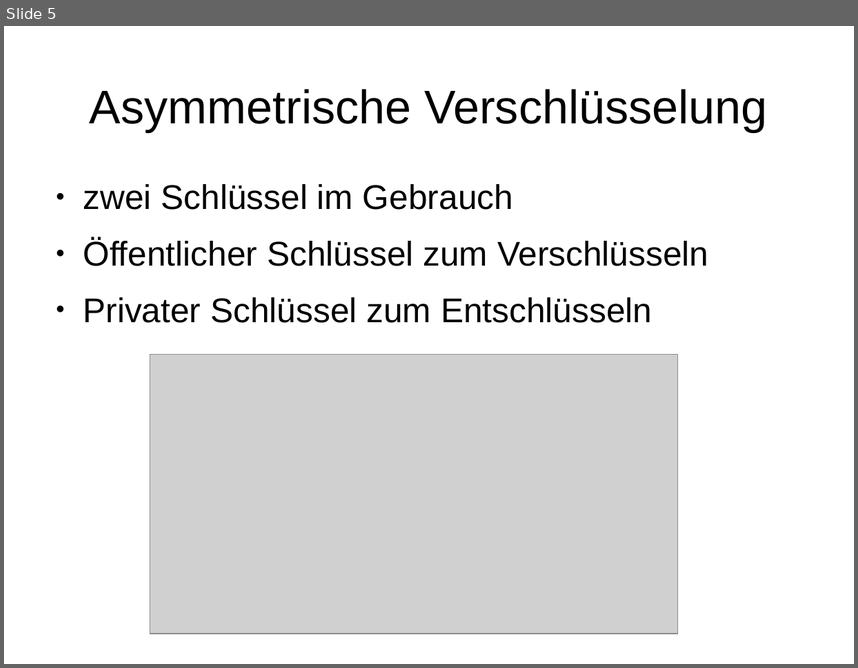
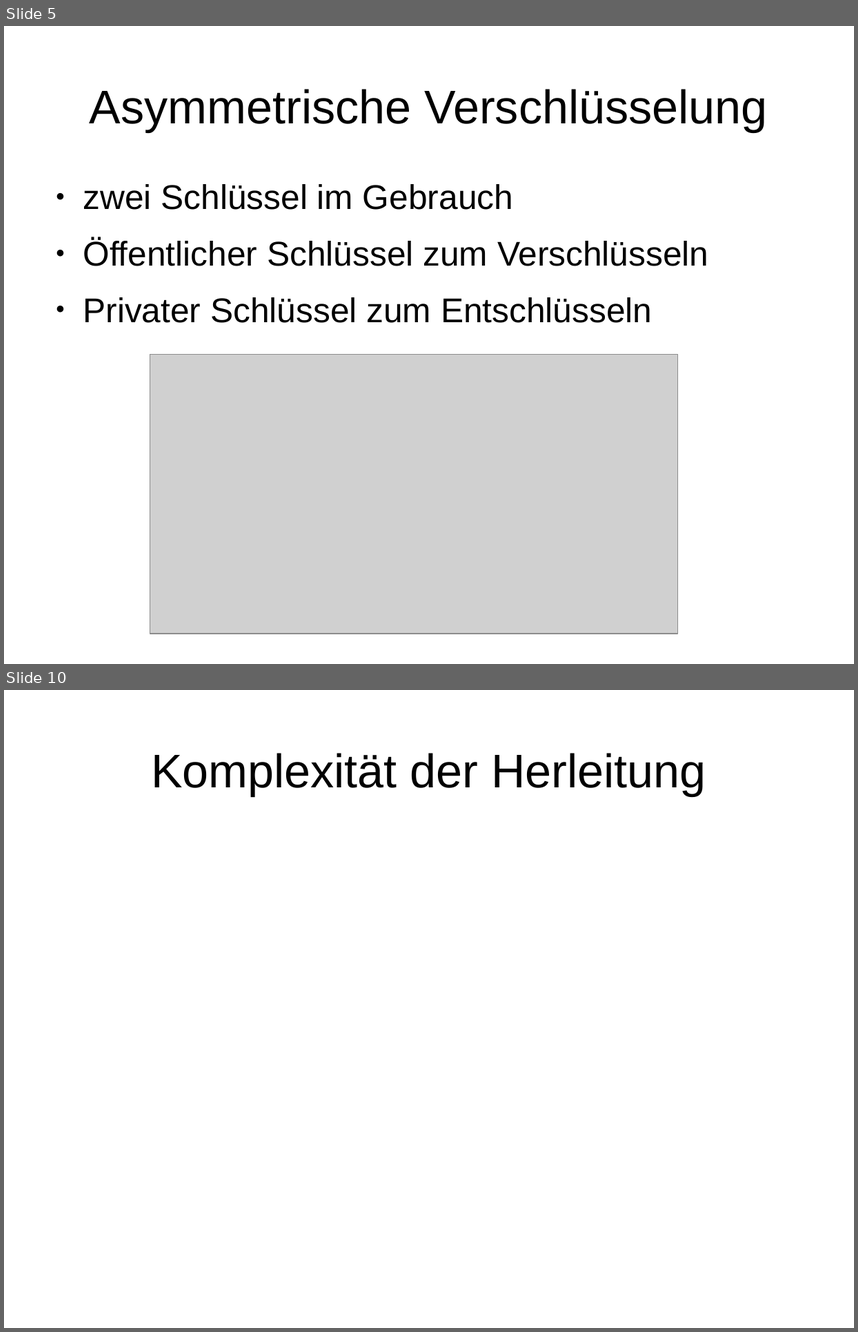
Before and after one commit to stadler-tom/schreibzeug, a slide deck: Presentation/Hauptseminar_RSA.odp. Shown one above the other, each under a label of ours: slide 5 before the commit, slides 5 and 10 after it; the slides between them are not shown. The pictures are 858x668 and 858x1332 pixels, drawn with LibreOffice and Linux fonts; fonts in the diff are those of the drawing; grey boxes stand for pictures. Boxes give left, top, right and bottom in pixels: in the first picture for what was removed or moved away, otherwise in the second. Text is boxed around its words. In the diff, an @@ line names an element or a change of style, - is before the commit and + after.

```diff
--- a/Presentation/Hauptseminar_RSA.odp
+++ b/Presentation/Hauptseminar_RSA.odp
@@ slide 10 added at box(4, 690, 854, 1328), background #FFFFFF @@
@@ title added at box(151, 753, 706, 796), 44 pt, text #000000 @@
+Komplexität der Herleitung
```
Also in this commit, not shown: 1 slide changed, 4 other slides added, 1 other file.
